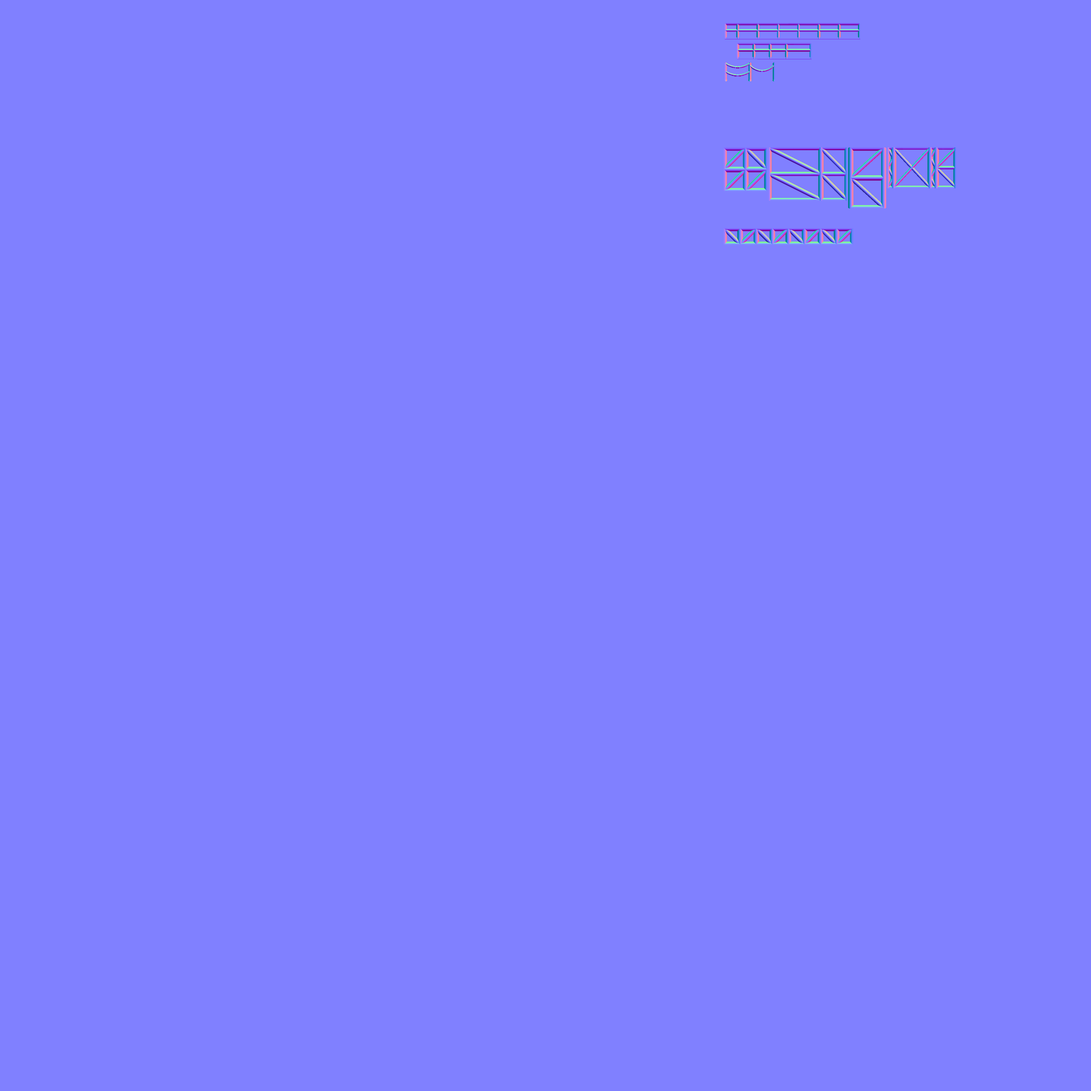
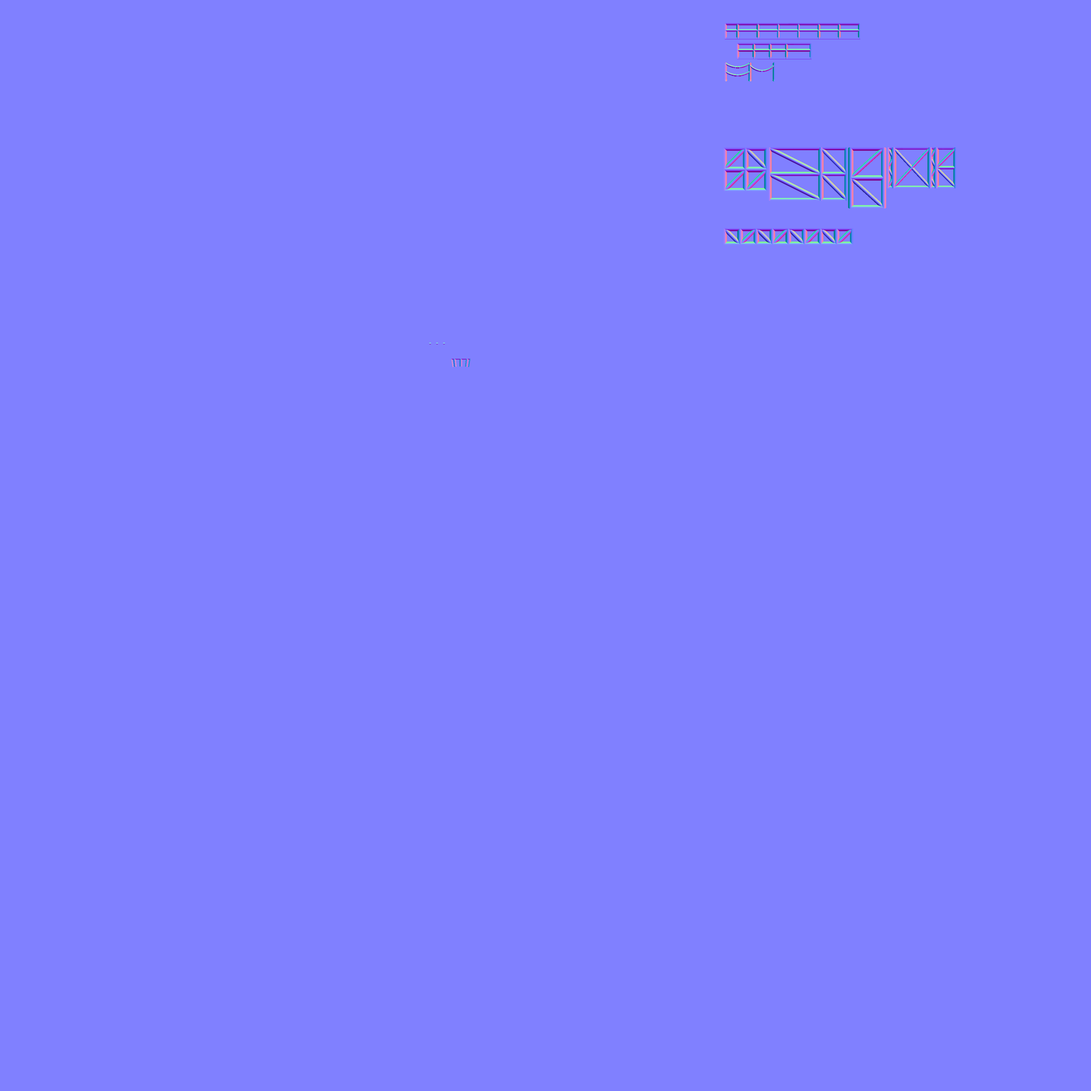
Layered file, before and after one edit (1091 x 1091). Changes by layer:
painted on "bake_4096.png" over 429, 342, 471, 368
